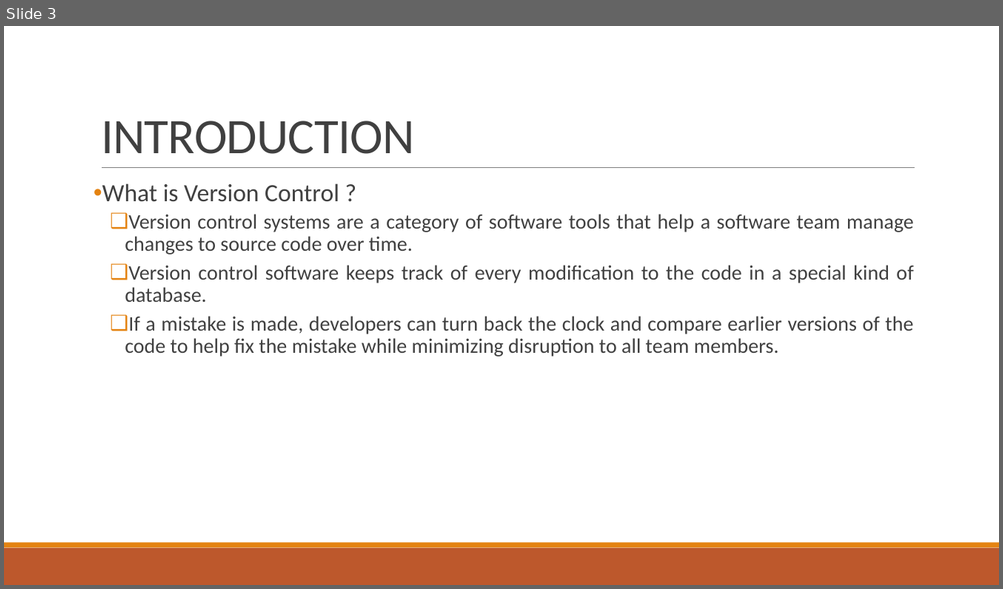
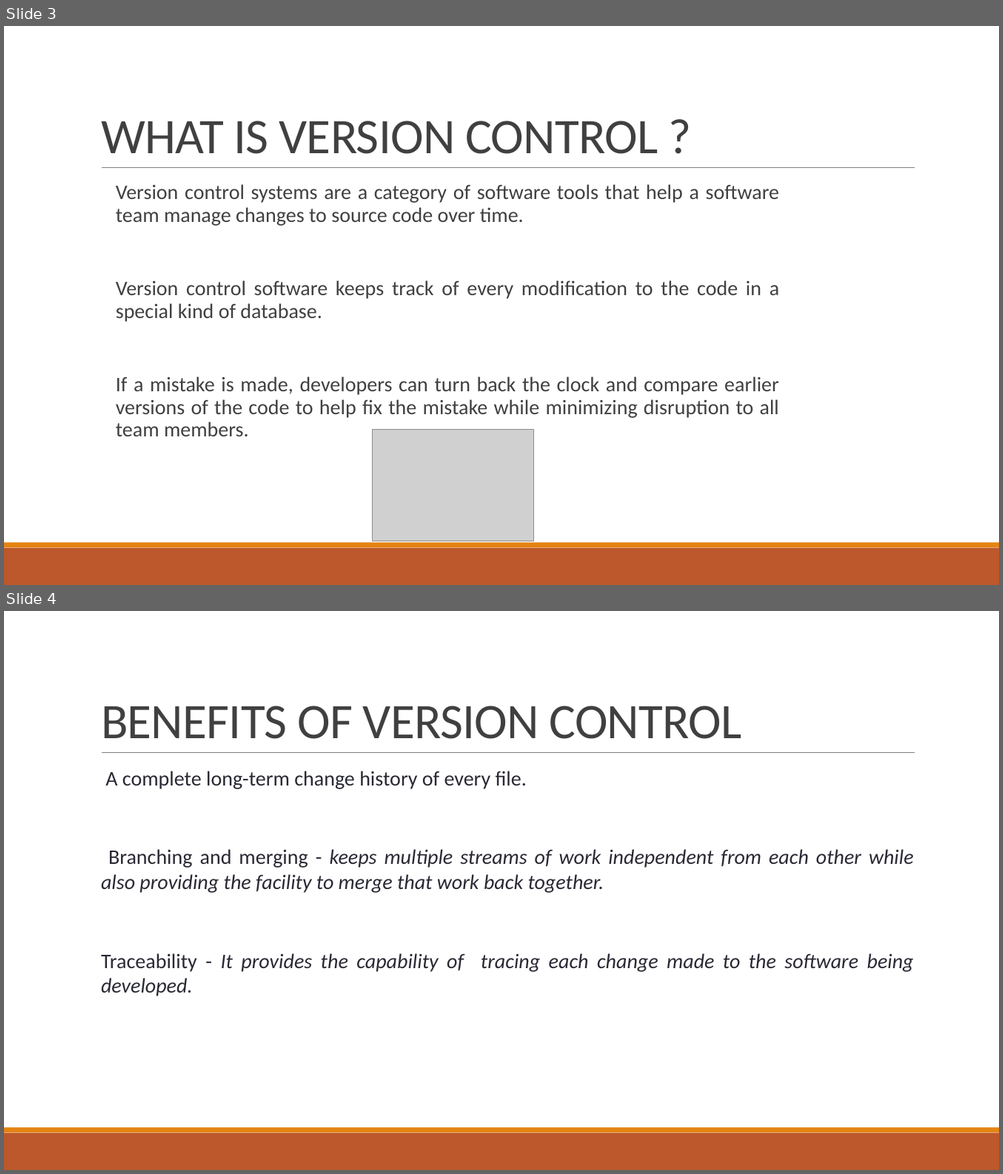
Before and after one commit to ismoop/Lecture-Notes, a slide deck: Lecture 3.pptx. Shown one above the other, each under a label of ours: slide 3 before the commit, slides 3 and 4 after it. The pictures are 1003x589 and 1003x1174 pixels, drawn with LibreOffice and Linux fonts; fonts in the diff are those of the drawing; grey boxes stand for pictures. Boxes give left, top, right and bottom in pixels: in the first picture for what was removed or moved away, otherwise in the second. Text is boxed around its words. In the diff, an @@ line names an element or a change of style, - is before the commit and + after.

```diff
--- a/Lecture 3.pptx
+++ b/Lecture 3.pptx
@@ slide 4 added at [4, 611, 999, 1170], background #FFFFFF; not listed: 3 template elements that a slide beside it also shows @@
@@ title added at [101, 706, 742, 739], 48 pt, text #404040 @@
+BENEFITS OF VERSION CONTROL
@@ text added at [101, 771, 913, 997], 20 pt, text #292934, italic @@
+  A complete long-term change history of every file.
+  Branching and merging - keeps multiple streams of work independent from each other while also providing the facility to merge that work back together.
+  Traceability - It provides the capability of tracing each change made to the software being developed.
@@ slide 3 changed as well @@
@@ title at [101, 121, 657, 154]: text changed @@
-INTRODUCTION
+WHAT IS VERSION CONTROL ?
@@ text "Version control systems are a ...": place and size @@
-text "Version control systems are a ..." at [102, 184, 913, 357]
+text "Version control systems are a ..." at [116, 184, 780, 437]
@@ text "Version control systems are a ..." at [116, 184, 780, 437]: bullet ❑ to  ; list level 2 to 1 in "Version control systems are a ..."; list level 2 to 1 in "Version control software keeps track ..."; list level 2 to 1 in "If a mistake is made, ..." @@
@@ text at [102, 184, 339, 202]: paragraph removed @@
-• What is Version Control ?
@@ picture added at [372, 429, 534, 542] @@
```
Also in this commit, not shown: 3 other slides changed, 17 other slides added, 1 slide removed.
